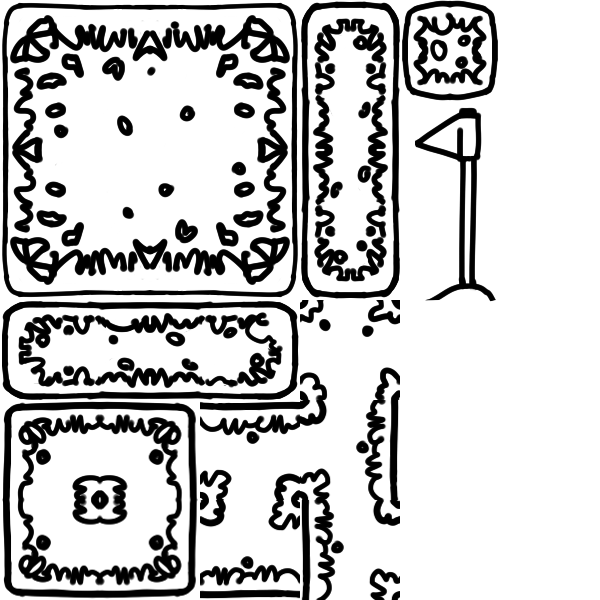
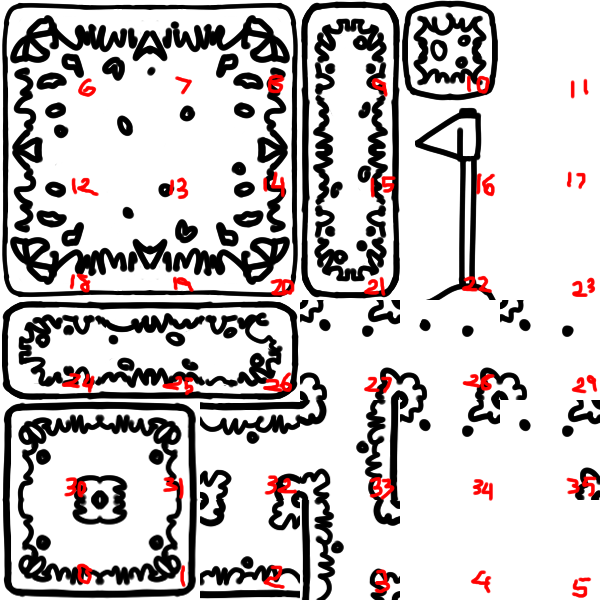
Comparing the layer stacks of the two (600, 600) images. Changes:
added layer "Paint Layer 2" above "Paint Layer 1" over <box>61,74,600,598</box>
added layer "Paint Layer 1" (1st of 2) above "Paint Layer 1" over <box>61,74,600,598</box>
painted on "Paint Layer 1" (2nd of 2) over <box>61,74,600,598</box>
